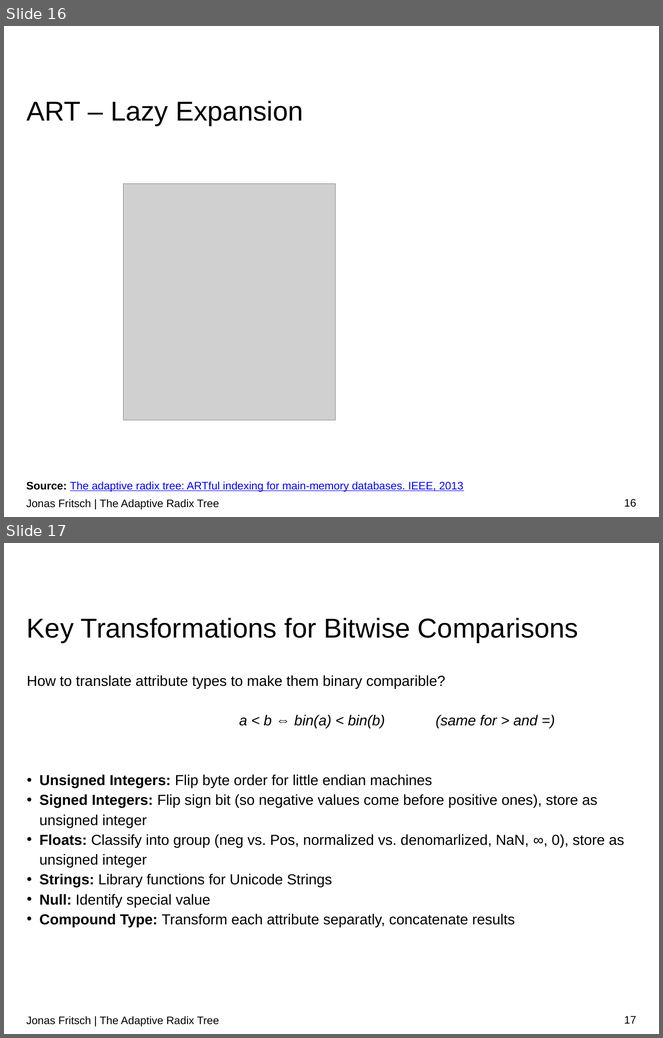
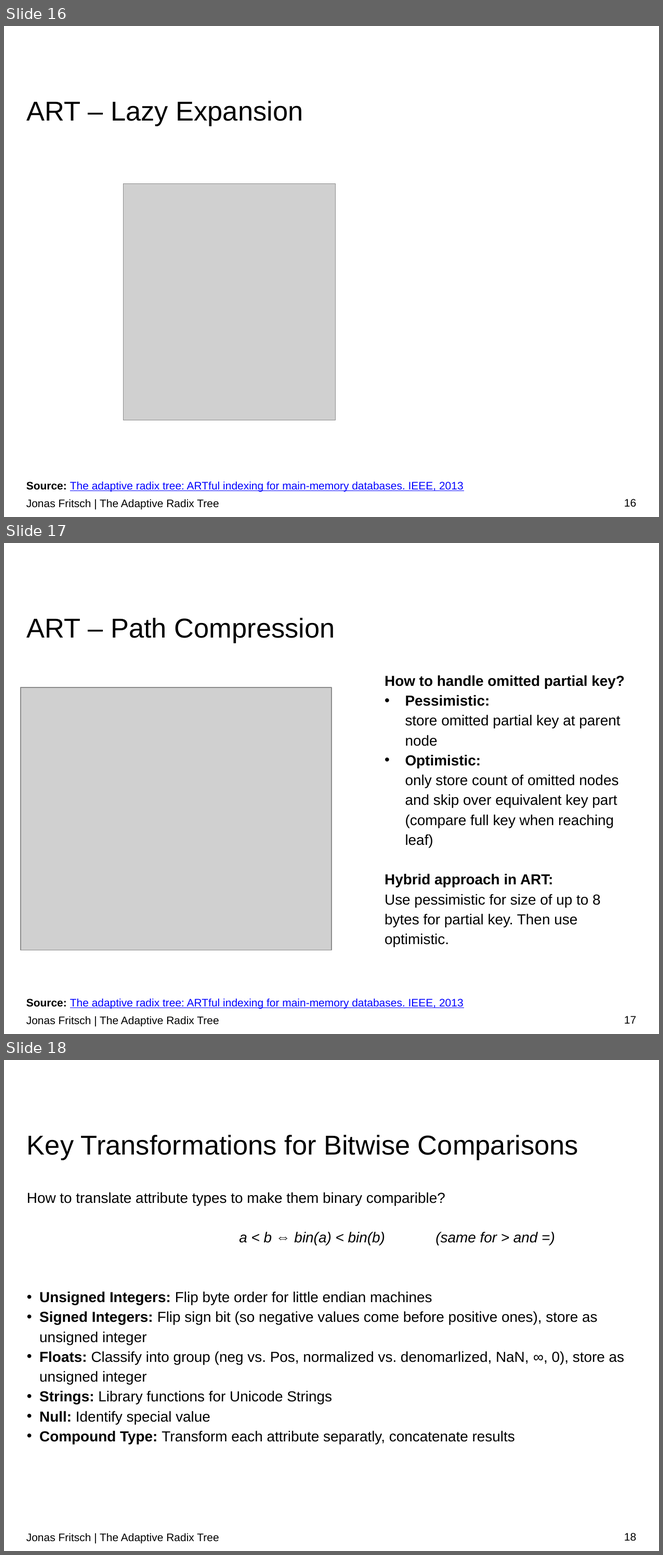
Before and after one commit to atalantus/The-Adaptive-Radix-Tree, a slide deck: Presentation/The Adaptive Radix Tree.pptx. Shown one above the other, each under a label of ours: slides 16 and 17 before the commit, slides 16, 17 and 18 after it. The pictures are 663x1038 and 663x1555 pixels, drawn with LibreOffice and Linux fonts; fonts in the diff are those of the drawing; grey boxes stand for pictures; background and template pictures are left out. Boxes give left, top, right and bottom in pixels: in the first picture for what was removed or moved away, otherwise in the second. Text is boxed around its words. In the diff, an @@ line names an element or a change of style, - is before the commit and + after.

Commit message:
Update Presentation

```diff
--- a/Presentation/The Adaptive Radix Tree.pptx
+++ b/Presentation/The Adaptive Radix Tree.pptx
@@ slide 17 added at [4,543,659,1034], background #FFFFFF @@
@@ title added at [27,618,335,643], 30 pt, text #000000 @@
+ART – Path Compression
@@ text added at [385,675,625,947], 16 pt, text #000000 @@
+How to handle omitted partial key?
+• Pessimistic:
+  store omitted partial key at parent node
+• Optimistic:
+  only store count of omitted nodes and skip over equivalent key part
+  (compare full key when reaching leaf)
+Hybrid approach in ART:
+Use pessimistic for size of up to 8 bytes for partial key. Then use optimistic.
@@ picture added at [21,688,332,951] @@
@@ text added at [26,999,464,1009], 12 pt, text #0000FF, underline @@
+Source: The adaptive radix tree: ARTful indexing for main-memory databases. IEEE, 2013
@@ text added at [26,1016,219,1027], 12 pt, text #000000 @@
+Jonas Fritsch | The Adaptive Radix Tree
@@ page number added at [624,1016,636,1024], 12 pt, text #000000 @@
+17
@@ what was slide 17 is now slide 18 @@
@@ page number at [624,1533,636,1542]: text changed @@
-17
+18
```
Also in this commit, not shown: 6 other slides added, 3 other files.
